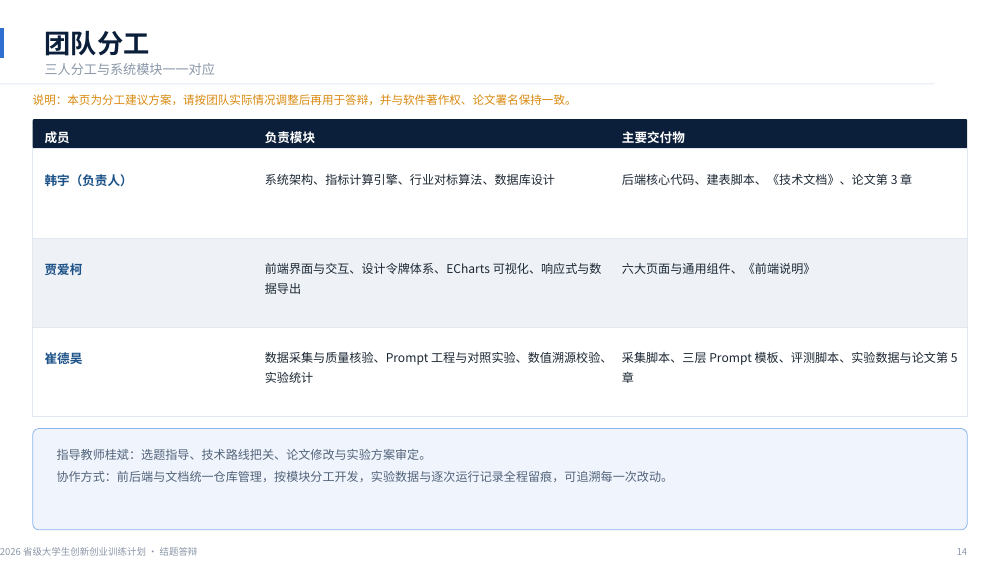
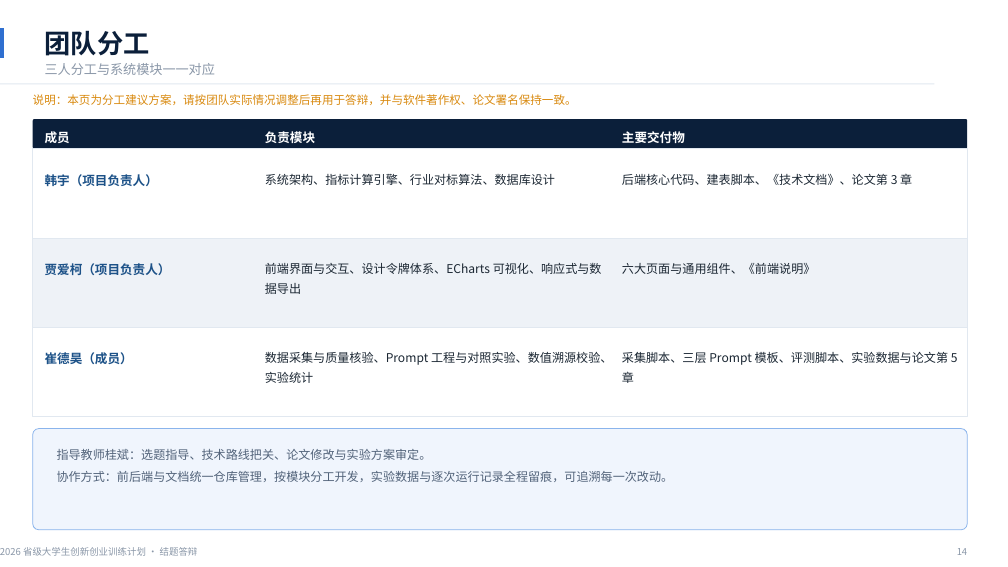
Before and after one commit to Han-fengyecanxue/prompt_project, a slide deck: slide 14 of 答辩材料/答辩PPT_财报智读.pptx. Drawn at 1008x567 pixels with LibreOffice and Linux fonts; fonts in the diff are those of the drawing. Boxes give left, top, right and bottom in pixels: in the first picture for what was removed or moved away, otherwise in the second. Text is boxed around its words. In the diff, an @@ line names an element or a change of style, - is before the commit and + after.

Commit message:
docs: 答辩材料对齐立项口径——封面改用立项名称, 韩宇与贾爱柯并列项目负责人

```diff
--- a/答辩材料/答辩PPT_财报智读.pptx
+++ b/答辩材料/答辩PPT_财报智读.pptx
@@ text at [45, 174, 158, 186]: text changed @@
-韩宇（负责人）
+韩宇（项目负责人）
@@ text at [45, 263, 171, 275]: text changed @@
-贾爱柯
+贾爱柯（项目负责人）
@@ text at [45, 352, 133, 364]: text changed @@
-崔德昊
+崔德昊（成员）
```
Also in this commit, not shown: 2 other slides changed, 1 other file.
